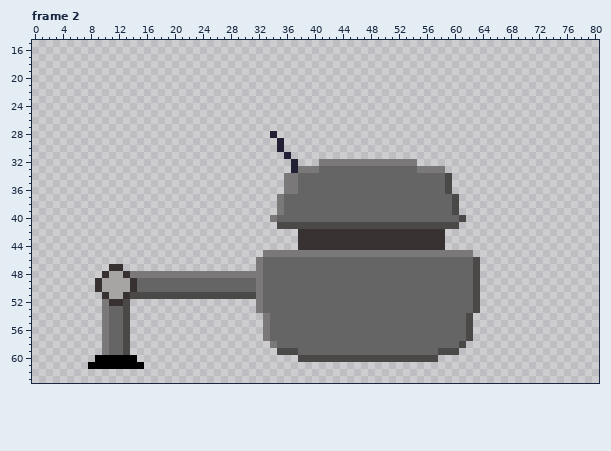
Pixel-art file -- assets/sprites/aseprite/dropper.aseprite. The first picture shows the starting point.
96x64 pixels, 4 frames. Shown: frame 2: x 0..80, y 15..63. The commit also changed other frames, which this record leaves out.
New version:
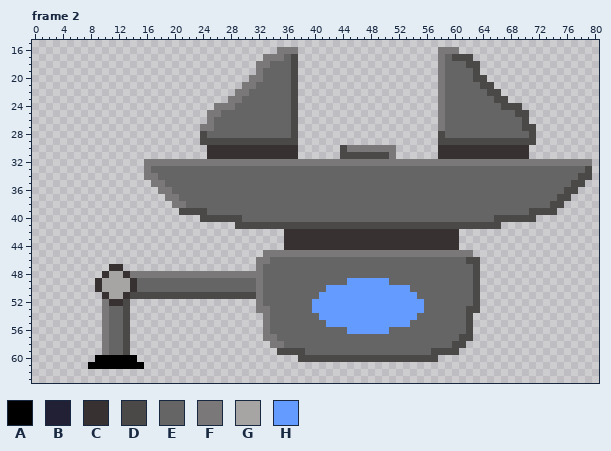
Palette (. is transparent): A #000000  B #222034  C #383131  D #4b4848  E #656565  F #7a7878  G #a7a4a4  H #639bff
Edits made:
Changed rows in their new state; - is an unchanged pixel.
Frame 2, layers "Chasis", "Claw":
first column x 16:
16 -------------------FFF--------------------FFF-------------------
17 -----------------FFFED--------------------FEDDD-----------------
18 ----------------FFEEED--------------------FEEEDD----------------
19 ----------------FEEEED--------------------FEEEED----------------
20 ---------------FFEEEED--------------------FEEEEDD---------------
21 --------------FFEEEEED--------------------FEEEEEDD--------------
22 -------------FFEEEEEED--------------------FEEEEEEDD-------------
23 ------------FFEEEEEEED--------------------FEEEEEEEDD------------
24 ----------FFFEEEEEEEED--------------------FEEEEEEEEDDD----------
25 ---------FFEEEEEEEEEED--------------------FEEEEEEEEEEDD---------
26 ---------FEEEEEEEEEEED--------------------FEEEEEEEEEEED---------
27 --------FFEEEEEEEEEEED--------------------FEEEEEEEEEEEDD--------
28 --------DEEEEEEEEEEEED--------------------DEEEEEEEEEEEED--------
29 --------DDDDDDDDDDDDDD--------------------DDDDDDDDDDDDDD--------
30 ---------CCCCCCCCCCCCC------DFFFFFFF------CCCCCCCCCCCCC---------
31 ---------CCCCCCCCCCCCC------DDDDDDDF------CCCCCCCCCCCCC---------
32 FFFFFFFFFFFFFFFFFFFFFFFFF--------------FFFFFFFFFFFFFFFFFFFFFFFFF
33 FEEEEEEEEEEEEEEEEEEEEEEEE--------------EEEEEEEEEEEEEEEEEEEEEEEED
34 FFEEEEEEEEEEEEEEEEEEEE---------------------EEEEEEEEEEEEEEEEEEEDD
35 -FFEEEEEEEEEEEEEEEEEEE---------------------EEEEEEEEEEEEEEEEEEDD-
36 --FFEEEEEEEEEEEEEEEEEE---------------------EEEEEEEEEEEEEEEEEDD--
37 ---FFEEEEEEEEEEEEEEE------------------------EEEEEEEEEEEEEEEDD---
38 ----FFEEEEEEEEEEEEEE------------------------EEEEEEEEEEEEEEDD----
39 -----DDDDEEEEEEEEEEE------------------------EEEEEEEEEEEDDDD-----
40 --------DDDDDDEEEEE--------------------------EEEEEDDDDDD--------
41 -------------DDDDDD--------------------------DDDDDD-------------
42 --------------------CC---------------------CC-------------------
43 --------------------CC---------------------CC-------------------
44 --------------------CC---------------------CC-------------------
46 -----------------F----------------------------D-----------------
49 -----------------------------HHHHHH-----------------------------
50 --------------------------HHHHHHHHHHHH--------------------------
51 -------------------------HHHHHHHHHHHHHH-------------------------
52 ------------------------HHHHHHHHHHHHHHHH------------------------
53 -----------------F------HHHHHHHHHHHHHHHH------D-----------------
54 -------------------------HHHHHHHHHHHHHH-------------------------
55 --------------------------HHHHHHHHHHHH--------------------------
56 -----------------------------HHHHHH-----------------------------
57 ------------------F--------------------------D------------------
58 -------------------F------------------------D-------------------
59 ----------------------D------------------D----------------------
Pixel boxes of the changes (left, top, right, bottom) in both pictures:
changed: (144, 47, 592, 264)
changed: (270, 278, 466, 355)
changed: (263, 306, 270, 313)
changed: (466, 306, 473, 313)
